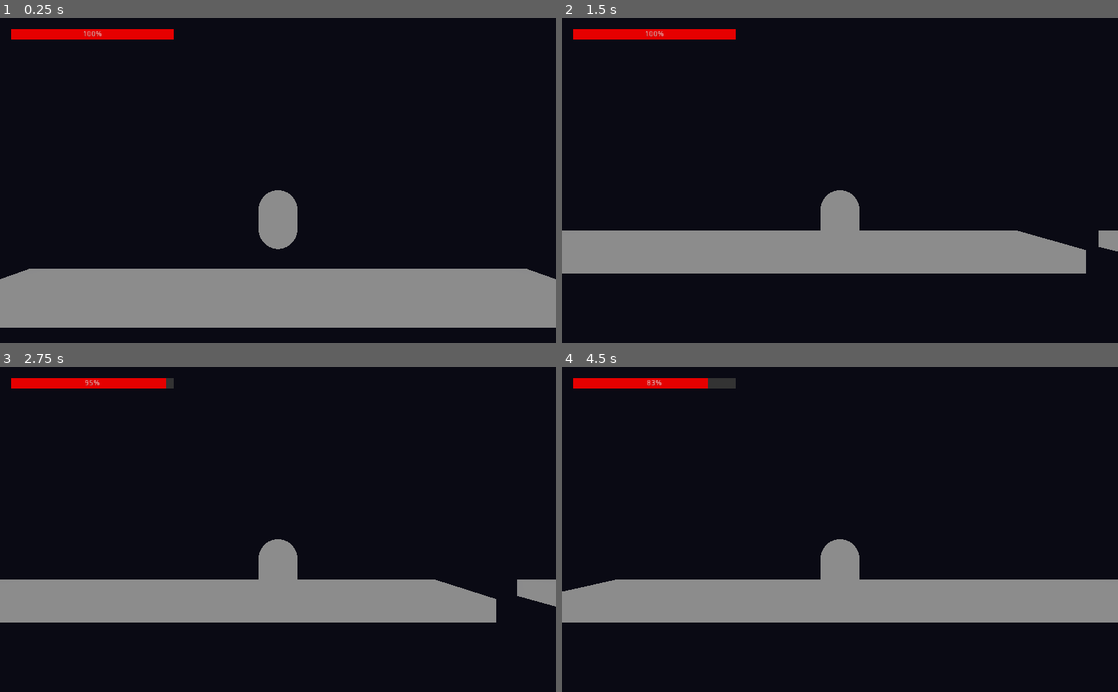
Above: before the commit, frames 1-4 (two rows, left to right).
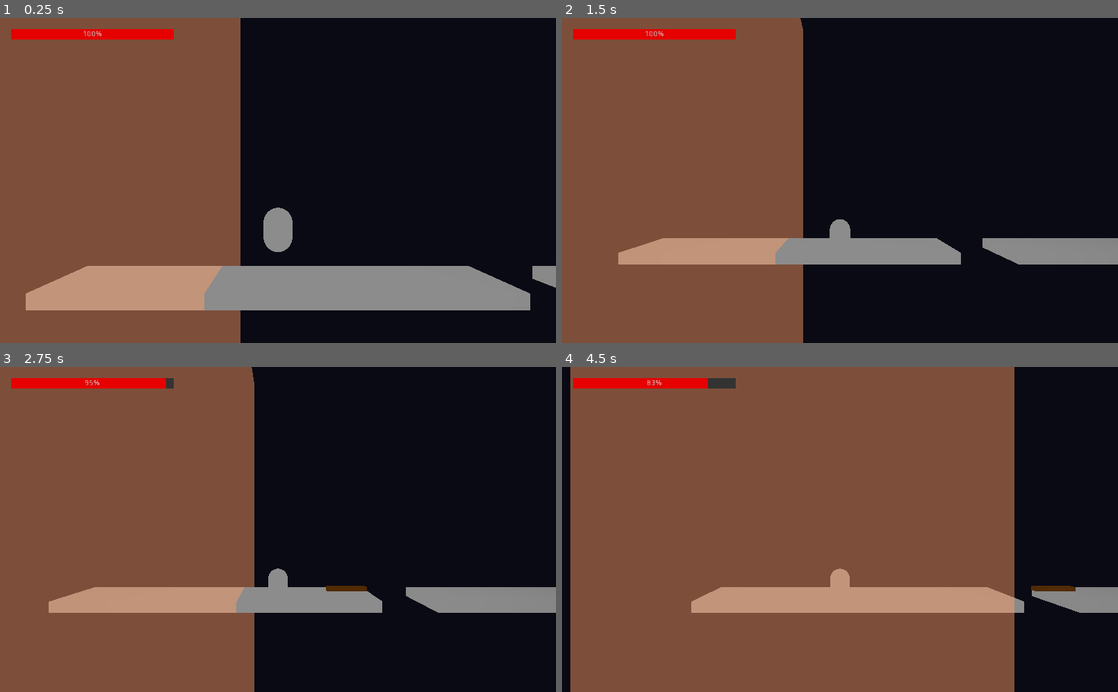
Above: after the commit, the same moments.

Repository: MayaraSSO/corre-conde
Game: Godot game, scene res://Fase1.tscn
The game is run twice, just before and just after one commit, with the same random seed, the same clock (stepped at 60 frames per second) and the same inputs.
Inputs:
- Up to frame 1 (0.25 s): no input
- Up to frame 2 (1.5 s): hold Right (ui_right) 0.53-1.28 s; hold Left (ui_left) from 1.28 s (still down)
- Up to frame 3 (2.75 s): release Left (ui_left) at 2.03 s; hold Right (ui_right) from 2.03 s (still down)
- Up to frame 4 (4.5 s): release Right (ui_right) at 2.78 s; hold Up (ui_up) 2.78-3.53 s; hold Left (ui_left) from 3.53 s (still down)

The runs differ from the first frame. In frame 1, 46% of the frame differs, in the area x 0-100%, y 0-100%; in frame 2, 46%; in frame 3, 49%; in frame 4, 81%.

Commit message:
feat: boss final, camera cinematografica e condicao de vitoria

Diff:
--- /dev/null
+++ b/Cam_Follow.gd
@@ -0,0 +1,28 @@
+extends Camera
+
+# Carrega a posição original exata assim que o jogo começa
+onready var posicao_original = translation
+onready var fov_original = fov
+
+# Configuração da câmera cinematográfica (Afastamento da Batalha)
+var offset_batalha = Vector3(0, 3.5, 6.0) # Sobe 3.5 metros e afasta 6 metros para trás
+var fov_batalha = 85.0 # Abre a lente para dar mais visão lateral das estacas
+
+func _process(delta):
+	# 1. Procura o Paladino subindo a hierarquia de pastas (Cam_Follow -> Conde -> Fase1 -> Paladino)
+	var paladino = get_node_or_null("../../Paladino")
+	var conde = get_parent()
+
+	if paladino:
+		# 2. Mede a distância vetorial exata até o chefe
+		var distancia = conde.translation.distance_to(paladino.translation)
+
+		# 3. Se estiver a 60 metros ou menos (início do combate e visão do radar)
+		if distancia <= 60.0:
+			# Puxa a câmera para trás e para cima de forma suave (lerp)
+			translation = translation.linear_interpolate(posicao_original + offset_batalha, 2.0 * delta)
+			fov = lerp(fov, fov_batalha, 2.0 * delta)
+		else:
+			# Se estiver longe, mantém a câmera focada na corrida de sobrevivência
+			translation = translation.linear_interpolate(posicao_original, 2.0 * delta)
+			fov = lerp(fov, fov_original, 2.0 * delta)
--- a/Conde.gd
+++ b/Conde.gd
@@ -55,6 +55,9 @@
 		else:
 			# O 'stepify' limpa os números quebrados do float, mostrando só 1 casa decimal
 			print("CUIDADO! Energia: ", stepify(energia_vital, 0.1))
+# Se o Conde cair no abismo (passar de Y = -5), a fase recomeça do zero
+	if translation.y < -5.0:
+		var _reiniciar = get_tree().reload_current_scene()
 
 func _on_ZonaLuz_body_entered(body):
 	if body.name == "Conde":
--- /dev/null
+++ b/Estaca.gd
@@ -0,0 +1,22 @@
+extends Area
+
+# Velocidade agressiva do tiro da balestra
+var velocidade_tiro = 30.0
+
+func _physics_process(delta):
+	# A estaca viaja como um míssil para a ESQUERDA (em direção contrária à corrida)
+	translation.x -= velocidade_tiro * delta
+
+func _on_Estaca_body_entered(body):
+	# Se a estaca encostar no personagem principal (Conde)
+	if body.name == "Conde":
+		# Arranca 10 pontos da energia vital (10% do total)
+		body.energia_vital -= 10.0
+
+		# Atualiza a barra vermelha na tela na mesma hora
+		body.get_node("HUD/BarraVida").value = body.energia_vital
+
+		print("DANO: O Conde foi atingido por uma estaca! -10 Energia.")
+
+		# Destrói a estaca do mapa instantaneamente após o impacto
+		queue_free()
--- /dev/null
+++ b/Estaca.tscn
@@ -0,0 +1,24 @@
+[gd_scene load_steps=5 format=2]
+
+[ext_resource path="res://Estaca.gd" type="Script" id=1]
+
+[sub_resource type="SpatialMaterial" id=1]
+albedo_color = Color( 0.568627, 0.294118, 0.00392157, 1 )
+
+[sub_resource type="CubeMesh" id=2]
+
+[sub_resource type="BoxShape" id=3]
+
+[node name="Estaca" type="Area"]
+script = ExtResource( 1 )
+
+[node name="MeshInstance" type="MeshInstance" parent="."]
+transform = Transform( 2, 0, 0, 0, 0.2, 0, 0, 0, 0.2, 0, 0, 0 )
+material_override = SubResource( 1 )
+mesh = SubResource( 2 )
+
+[node name="CollisionShape" type="CollisionShape" parent="."]
+transform = Transform( 2, 0, 0, 0, 0.2, 0, 0, 0, 0.2, 0, 0, 0 )
+shape = SubResource( 3 )
+
+[connection signal="body_entered" from="." to="." method="_on_Estaca_body_entered"]
--- a/Fase1.tscn
+++ b/Fase1.tscn
@@ -1,17 +1,20 @@
-[gd_scene load_steps=12 format=2]
+[gd_scene load_steps=14 format=2]
 
 [ext_resource path="res://Conde.tscn" type="PackedScene" id=1]
 [ext_resource path="res://Chao.tscn" type="PackedScene" id=2]
 [ext_resource path="res://ZonaLuz.gd" type="Script" id=3]
 [ext_resource path="res://Alho.tscn" type="PackedScene" id=4]
+[ext_resource path="res://Paladino.tscn" type="PackedScene" id=5]
+[ext_resource path="res://Cam_Follow.gd" type="Script" id=6]
 
-[sub_resource type="BoxShape" id=7]
+[sub_resource type="BoxShape" id=12]
 
-[sub_resource type="SpatialMaterial" id=12]
+[sub_resource type="SpatialMaterial" id=13]
+flags_transparent = true
 flags_unshaded = true
-albedo_color = Color( 1, 0.619608, 0.392157, 1 )
+albedo_color = Color( 1, 0.619608, 0.392157, 0.470588 )
 
-[sub_resource type="CubeMesh" id=13]
+[sub_resource type="CubeMesh" id=14]
 
 [sub_resource type="CapsuleShape" id=6]
 
@@ -33,22 +36,24 @@
 transform = Transform( 1, 0, 0, 0, 1, 0, 0, 0, 1, 131.535, -7.29154, -67.3186 )
 
 [node name="ZonaLuz" type="Area" parent="."]
-transform = Transform( 10, 0, 0, 0, 30, 0, 0, 0, 10, -15, 0, 0 )
+transform = Transform( 1, 0, 0, 0, 1, 0, 0, 0, 1, -15, 0, 0 )
 script = ExtResource( 3 )
 
 [node name="CollisionShape" type="CollisionShape" parent="ZonaLuz"]
-shape = SubResource( 7 )
+transform = Transform( 10, 0, 0, 0, 30, 0, 0, 0, 10, 0, 0, 0 )
+shape = SubResource( 12 )
 
 [node name="MeshInstance" type="MeshInstance" parent="ZonaLuz"]
-transform = Transform( 15, 0, 0, 0, 30, 0, 0, 0, 10, 0, 0, 0 )
-material_override = SubResource( 12 )
-mesh = SubResource( 13 )
+transform = Transform( 10, 0, 0, 0, 30, 0, 0, 0, 10, 0, 0, 0 )
+material_override = SubResource( 13 )
+mesh = SubResource( 14 )
 
 [node name="Conde" parent="." instance=ExtResource( 1 )]
 transform = Transform( 1, 0, 0, 0, 1, 0, 0, 0, 1, 0, 5, 0 )
 
 [node name="Cam_Follow" type="Camera" parent="Conde"]
 transform = Transform( 1, 0, 0, 0, 1, 0, 0, 0, 1, 0, 2, 12 )
+script = ExtResource( 6 )
 
 [node name="CollisionShape2" type="CollisionShape" parent="Conde"]
 shape = SubResource( 6 )
@@ -127,5 +132,8 @@
 [node name="WorldEnvironment" type="WorldEnvironment" parent="."]
 environment = SubResource( 11 )
 
+[node name="Paladino" parent="." instance=ExtResource( 5 )]
+transform = Transform( 1, 0, 0, 0, 1, 0, 0, 0, 1, 37, 1.5, 0 )
+
 [connection signal="body_entered" from="ZonaLuz" to="Conde" method="_on_ZonaLuz_body_entered"]
 [connection signal="body_exited" from="ZonaLuz" to="Conde" method="_on_ZonaLuz_body_exited"]
--- /dev/null
+++ b/Paladino.gd
@@ -0,0 +1,41 @@
+extends Area
+
+var estaca_molde = preload("res://Estaca.tscn")
+
+func _on_TimerTiro_timeout():
+	# 1. O Paladino procura o Conde no mapa (Lógica de Radar)
+	var conde = get_parent().get_node("Conde")
+
+	# 2. Calcula a distância matemática entre os dois vetores 3D
+	var distancia = translation.distance_to(conde.translation)
+
+	# 3. Só atira se o Conde estiver a 60 metros ou menos (visível fora da névoa)
+	if distancia <= 60.0:
+		var nova_estaca = estaca_molde.instance()
+
+		# Pega a posição do Paladino
+		nova_estaca.translation = self.translation
+
+		# FORÇA a estaca a descer para a altura do peito do Conde
+		nova_estaca.translation.y = 1.0
+		nova_estaca.translation.x -= 2.0
+
+		get_parent().add_child(nova_estaca)
+		print("CHEFÃO: O Conde entrou no radar! Disparando estaca...")
+
+
+
+func _on_Paladino_body_entered(body):
+	# Se quem bateu no Paladino foi o Conde
+	if body.name == "Conde":
+		print("VITÓRIA! O Conde drenou o Paladino, pegou o ouro e 1/4 do Anel!")
+
+		# 1. Drena o sangue: A vida do Conde volta para 100%!
+		body.energia_vital = 100.0
+		body.get_node("HUD/BarraVida").value = body.energia_vital
+
+		# 2. Desliga o Tsunami de luz para ele não te engolir durante a vitória
+		get_parent().get_node("ZonaLuz").set_process(false)
+
+		# 3. O Paladino morre (some do mapa)
+		queue_free()
--- /dev/null
+++ b/Paladino.tscn
@@ -0,0 +1,30 @@
+[gd_scene load_steps=5 format=2]
+
+[ext_resource path="res://Paladino.gd" type="Script" id=1]
+
+[sub_resource type="CylinderMesh" id=1]
+
+[sub_resource type="SpatialMaterial" id=2]
+albedo_color = Color( 0.67451, 0.0941176, 0.0588235, 1 )
+
+[sub_resource type="CylinderShape" id=3]
+
+[node name="Paladino" type="Area"]
+script = ExtResource( 1 )
+
+[node name="MeshInstance" type="MeshInstance" parent="."]
+transform = Transform( 1.5, 0, 0, 0, 3, 0, 0, 0, 1.5, 0, 0, 0 )
+mesh = SubResource( 1 )
+material/0 = SubResource( 2 )
+
+[node name="CollisionShape" type="CollisionShape" parent="."]
+transform = Transform( 1.5, 0, 0, 0, 3, 0, 0, 0, 1.5, 0, 0, 0 )
+shape = SubResource( 3 )
+
+[node name="TimerTiro" type="Timer" parent="."]
+wait_time = 2.0
+autostart = true
+
+[connection signal="area_shape_entered" from="." to="." method="_on_Paladino_area_shape_entered"]
+[connection signal="body_entered" from="." to="." method="_on_Paladino_body_entered"]
+[connection signal="timeout" from="TimerTiro" to="." method="_on_TimerTiro_timeout"]
